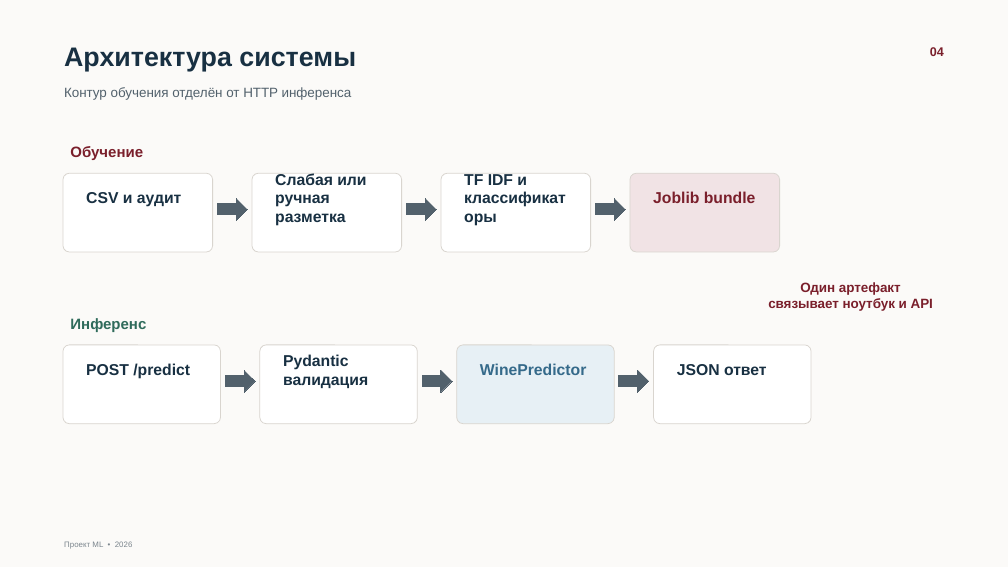
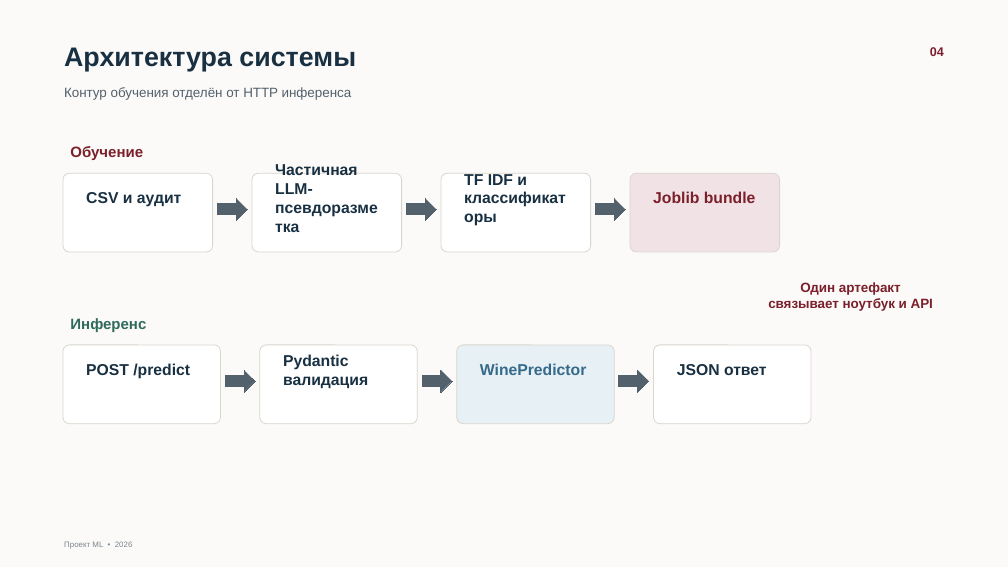
Before and after one commit to Daniil-fprog/netology_automatic_determination_wine_characteristics, a slide deck: slide 4 of presentations/wine_characteristics_defense_final.pptx. Drawn at 1008x567 pixels with LibreOffice and Linux fonts; fonts in the diff are those of the drawing. Boxes give left, top, right and bottom in pixels: in the first picture for what was removed or moved away, otherwise in the second. Text is boxed around its words. In the diff, an @@ line names an element or a change of style, - is before the commit and + after.

```diff
--- a/presentations/wine_characteristics_defense_final.pptx
+++ b/presentations/wine_characteristics_defense_final.pptx
@@ text at [275,164,357,194]: text changed @@
-Слабая или ручная
-разметка
+Частичная LLM-
+псевдоразметка
```
Also in this commit, not shown: 6 other slides changed, 10 other files.
